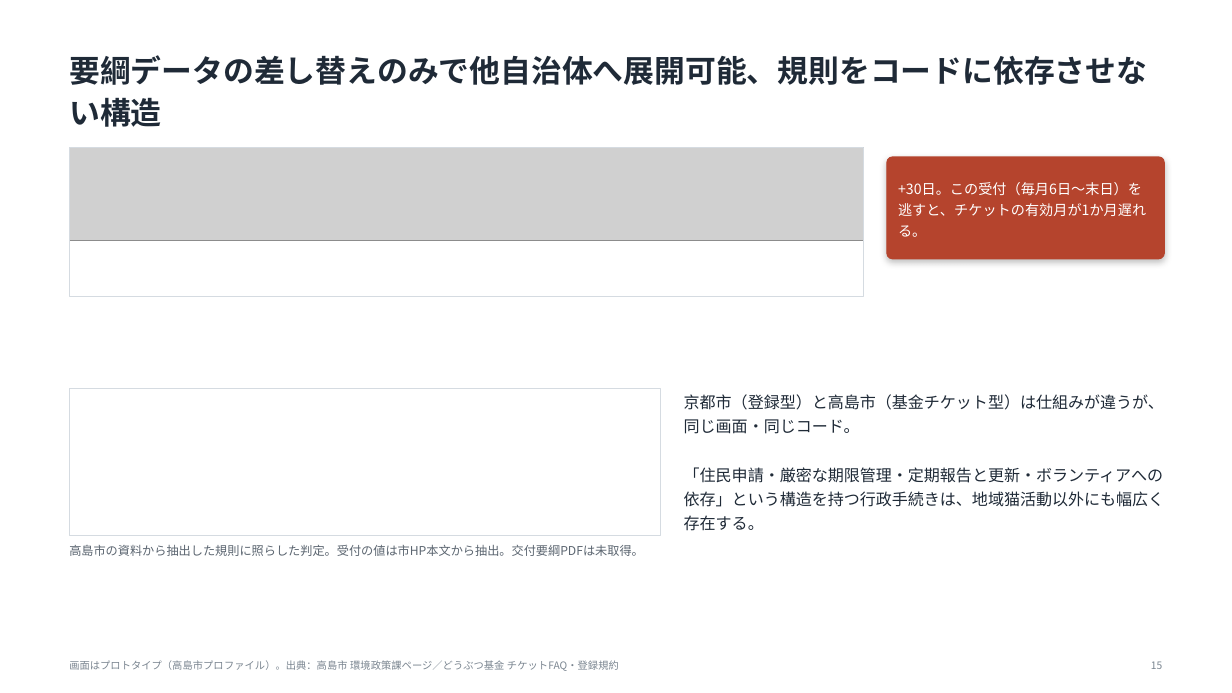
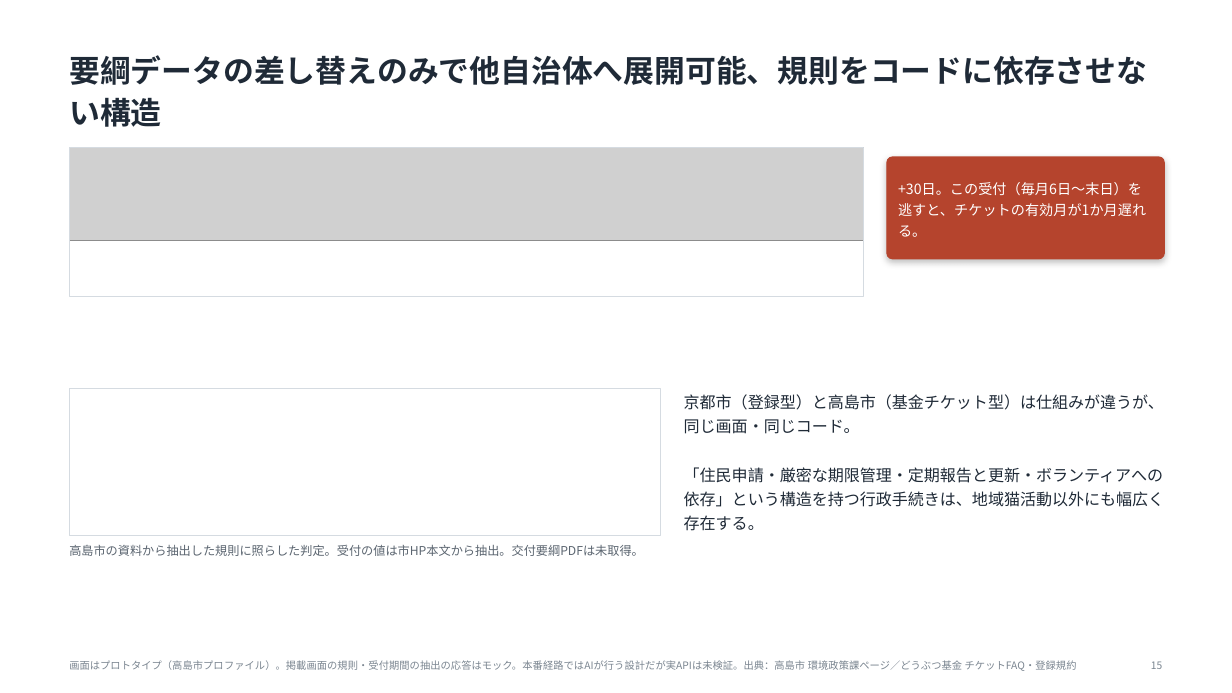
Before and after one commit to tsurutontan634/VORN, a slide deck: slide 15 of docs/deck3/nekonote_VORN2026.pptx. Drawn at 1232x693 pixels with LibreOffice and Linux fonts; fonts in the diff are those of the drawing; grey boxes stand for pictures; background and template pictures are left out. Boxes give left, top, right and bottom in pixels: in the first picture for what was removed or moved away, otherwise in the second. Text is boxed around its words. In the diff, an @@ line names an element or a change of style, - is before the commit and + after.

```diff
--- a/docs/deck3/nekonote_VORN2026.pptx
+++ b/docs/deck3/nekonote_VORN2026.pptx
@@ text at box(69, 660, 1077, 671): text changed @@
-画面はプロトタイプ（高島市プロファイル）。出典：高島市 環境政策課ページ／どうぶつ基金 チケットFAQ・登録規約
+画面はプロトタイプ（高島市プロファイル）。掲載画面の規則・受付期間の抽出の応答はモック。本番経路ではAIが行う設計だが実APIは未検証。出典：高島市 環境政策課ページ／どうぶつ基金 チケットFAQ・登録規約
```
Also in this commit, not shown: 6 other slides changed, 3 other files.
